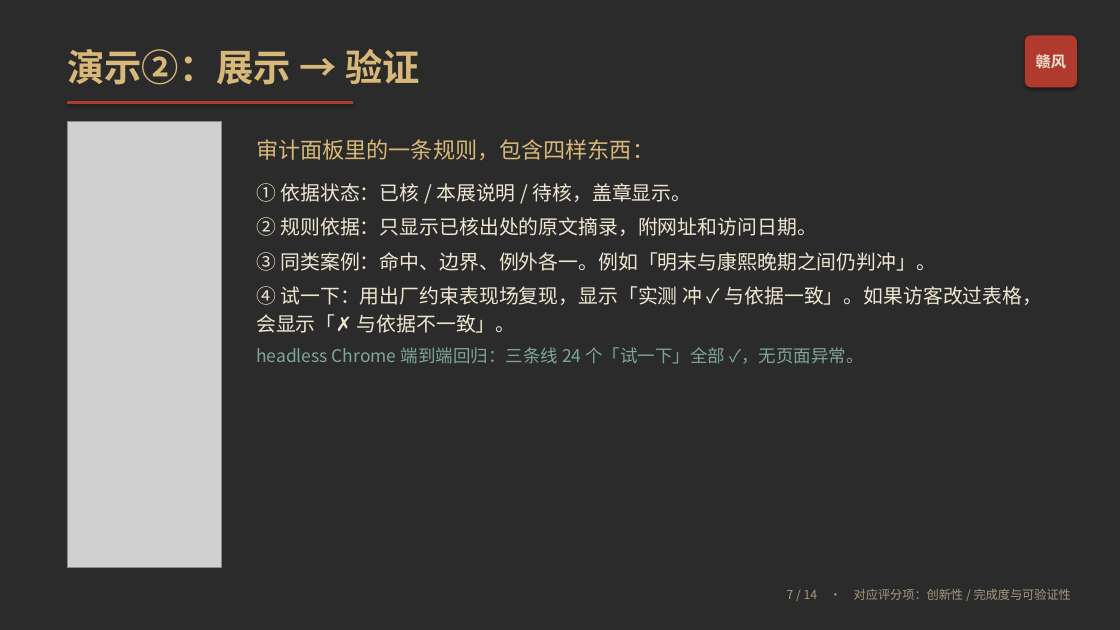
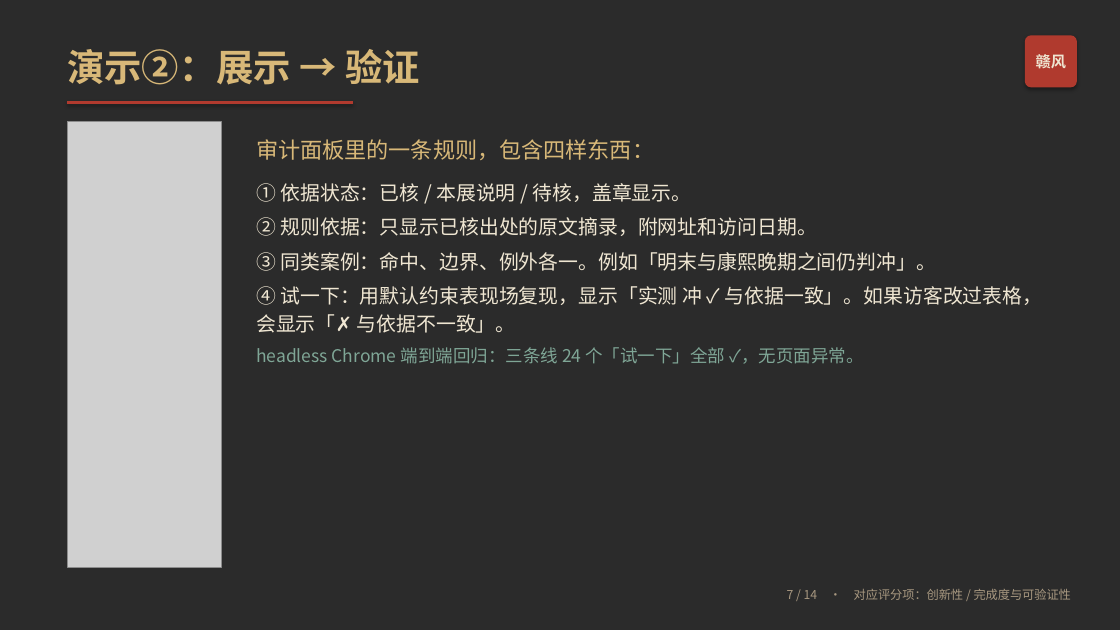
Before and after one commit to asungod/ganfeng-cmit, a slide deck: slide 7 of docs/submit14/06-答辩PPT.pptx. Drawn at 1120x630 pixels with LibreOffice and Linux fonts; fonts in the diff are those of the drawing; grey boxes stand for pictures; background and template pictures are left out; a plain dark background stands for a picture behind light text. Boxes give left, top, right and bottom in pixels: in the first picture for what was removed or moved away, otherwise in the second. Text is boxed around its words. In the diff, an @@ line names an element or a change of style, - is before the commit and + after.

Commit message:
docs: 作品说明/出处/许可/答辩材料学术化与配图
- 01 作品说明：摘要/关键词、12 张连续编号配图、25 条 [EB/OL] 参考文献、史实/设计约定/示意分级
- 03 许可：软件字体 / Poly Haven / Freesound 四表 + 边界说明；Quaternius/Kenney 标为 v24 已停用
- 09 出处：25 条统一引用格式、状态定义与统计、规则→出处→状态对照
- 04/05：修正第三方素材与“无第三方音频”的错误，出处数改 25
- 06/07：答辩 14 页重排与 13 镜双语分镜；PPT 修正 23→25、三扇门、出厂约束表
- 新增 14 张提交截图、md2docx 工具与重新生成的 docx/pdf
- 注意：06-答辩PPT.pdf 仍是旧预览，需在 PowerPoint/WPS 中重新导出

```diff
--- a/docs/submit14/06-答辩PPT.pptx
+++ b/docs/submit14/06-答辩PPT.pptx
@@ text at box(256, 286, 1043, 333): text changed @@
-④ 试一下：用出厂约束表现场复现，显示「实测 冲 ✓ 与依据一致」。如果访客改过表格，会显示「✗ 与依据不一致」。
+④ 试一下：用默认约束表现场复现，显示「实测 冲 ✓ 与依据一致」。如果访客改过表格，会显示「✗ 与依据不一致」。
```
Also in this commit, not shown: 2 other slides changed, 40 other files.
